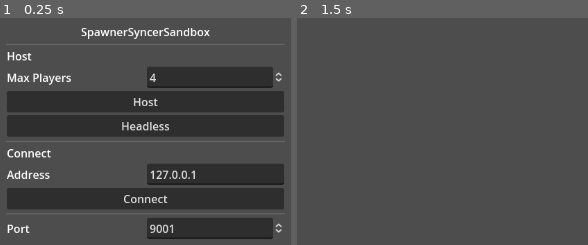
Above: before the commit, frames 1-2 (left to right).
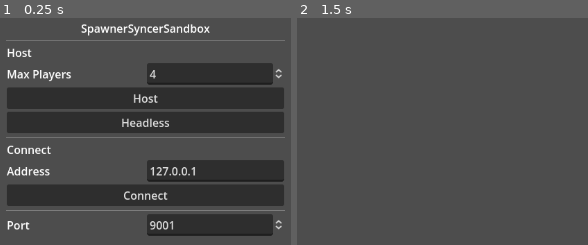
Above: after the commit, the same moments.

Repository: elnachoes/SpawnerSyncerSandbox
Game: Godot game, scene res://game/game.tscn
The game is run twice, just before and just after one commit, with the same random seed, the same clock (stepped at 60 frames per second) and the same inputs. The engine's default icon, where the game draws it, is replaced by a stand-in: a white triangle on a blue panel in a dark square.
Inputs:
- Up to frame 1 (0.25 s): no input
- Up to frame 2 (1.5 s): click "Headless" at 0.5 s; tap Enter at 1.25 s; hold D (right) from 1.28 s (still down)

The runs differ from the first frame. In frame 1, 18% of the frame differs, in the area x 2-98%, y 2-98%; in frame 2, nothing differs.

Commit message:
add camera with ability to show all players

Diff:
--- /dev/null
+++ b/game/camera.gd
@@ -0,0 +1,43 @@
+class_name MultiTargetCamera
+extends Camera2D
+
+@export var smooth_zoom = true
+
+
+func show_all_targets(targets: Array):
+	var num_targets = targets.size()
+	if num_targets == 0:
+		return
+
+	var pos = Vector2()
+
+	var max_x = -INF
+	var max_y = -INF
+	var min_x = INF
+	var min_y = INF
+
+	for target in targets:
+		pos += target.position
+
+		max_x = max(max_x, target.position.x)
+		max_y = max(max_y, target.position.y)
+		min_x = min(min_x, target.position.x)
+		min_y = min(min_y, target.position.y)
+
+	position = pos / num_targets
+
+	var furthest_x = 2 * max(max_x - pos.x, pos.x - min_x)
+	var furthest_y = 2 * max(max_y - pos.y, pos.y - min_y)
+
+	var ratio_x = DisplayServer.window_get_size().x / furthest_x
+	var ratio_y = DisplayServer.window_get_size().y / furthest_y
+
+	var best_ratio = min(ratio_x, ratio_y)
+	var new_zoom = Vector2(best_ratio, best_ratio)
+	if new_zoom > Vector2.ONE:
+		new_zoom = Vector2.ONE
+
+	if smooth_zoom:
+		zoom = zoom.lerp(new_zoom, 0.05)
+	else:
+		zoom = new_zoom
--- a/game/game.gd
+++ b/game/game.gd
@@ -1,6 +1,7 @@
 extends Node
 
-@onready var menu := $Menu as Menu
+@onready var camera := $MultiTargetCamera as MultiTargetCamera
+@onready var menu := $CanvasLayer/Menu as Menu
 @onready var player_spawn_location := $PlayerSpawnLocation as Marker2D
 @onready var players := $Players as Node
 
@@ -10,6 +11,10 @@
 func _ready():
 	menu.host_pressed.connect(create_server)
 	menu.connect_pressed.connect(create_client)
+
+
+func _physics_process(_delta):
+	camera.show_all_targets(players.get_children())
 
 
 func create_server(port: int, max_players: int, headless: bool):
--- a/game/game.tscn
+++ b/game/game.tscn
@@ -1,12 +1,24 @@
-[gd_scene load_steps=3 format=3 uid="uid://b367dtawi0twu"]
+[gd_scene load_steps=4 format=3 uid="uid://b367dtawi0twu"]
 
 [ext_resource type="Script" path="res://game/game.gd" id="1_u08y5"]
 [ext_resource type="PackedScene" uid="uid://14bynejisexy" path="res://menu/menu.tscn" id="2_6u1ph"]
+[ext_resource type="Script" path="res://game/camera.gd" id="3_ugtps"]
 
 [node name="Game" type="Node"]
 script = ExtResource("1_u08y5")
 
-[node name="Menu" parent="." instance=ExtResource("2_6u1ph")]
+[node name="CanvasLayer" type="CanvasLayer" parent="."]
+
+[node name="Menu" parent="CanvasLayer" instance=ExtResource("2_6u1ph")]
+offset_left = -200.0
+offset_top = -162.0
+offset_right = 200.0
+offset_bottom = 162.0
+
+[node name="MultiTargetCamera" type="Camera2D" parent="."]
+process_callback = 0
+position_smoothing_enabled = true
+script = ExtResource("3_ugtps")
 
 [node name="PlayerSpawner" type="MultiplayerSpawner" parent="."]
 _spawnable_scenes = PackedStringArray("res://player/player.tscn")
--- a/menu/menu.tscn
+++ b/menu/menu.tscn
@@ -41,7 +41,7 @@
 layout_mode = 2
 size_flags_horizontal = 3
 min_value = 1.0
-max_value = 8.0
+max_value = 4096.0
 value = 4.0
 
 [node name="HostButton" type="Button" parent="."]
